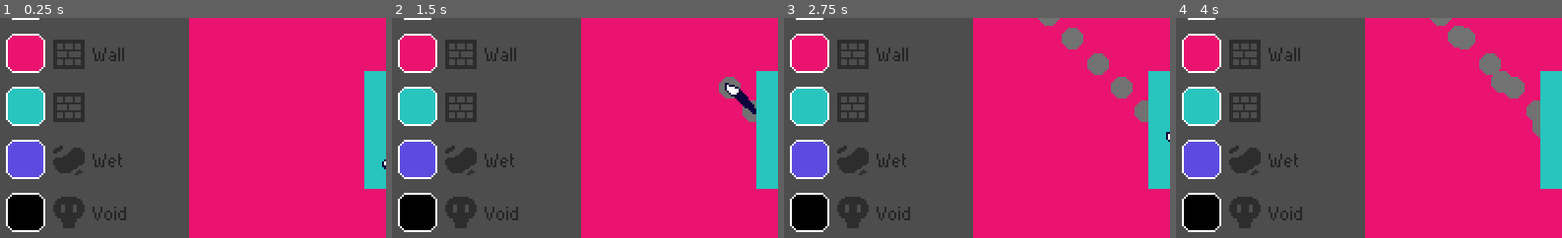
Above: before the commit, frames 1-4 (left to right).
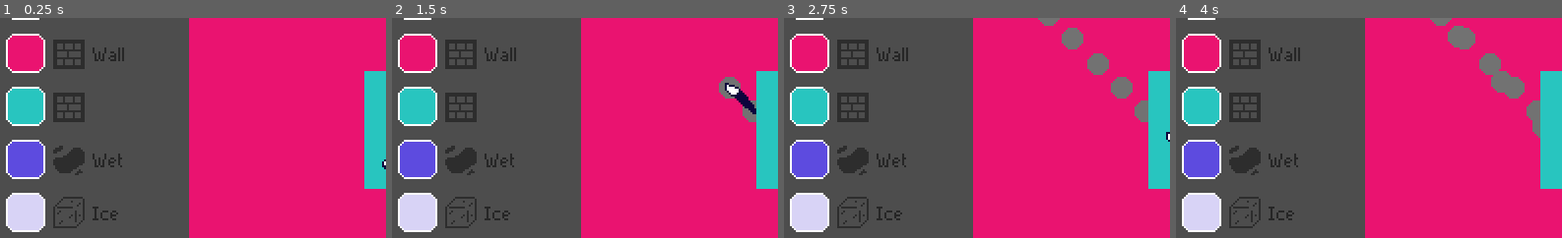
Above: after the commit, the same moments.

Repository: ClementRivaille/circuit-paint-prop
Game: Godot game, scene res://scenes/Main.tscn
Two runs of this game, one before a commit and one after it. Both use one fixed random seed, a clock stepped at 60 frames per second and the inputs below.
Inputs (mouse positions are % of the whole screen's width and height, from its top left):
- Up to frame 1 (0.25 s): no input
- Up to frame 2 (1.5 s): click (3, 14) at 0.52 s; tap Enter at 1.25 s; drag from (50, 45) to (31, 11) at 1.27 s
- Up to frame 3 (2.75 s): tap Space at 2 s; drag from (89, 85) to (50, 45) at 2.02 s
- Up to frame 4 (4 s): tap Enter at 2.75 s; move the mouse to (31, 11) at 2.77 s; hold Right (steer_right) 2.78-3.5 s; tap U at 2.85 s; click (31, 11) at 2.92 s; tap Space at 3.5 s; drag from (64, 74) to (31, 11) at 3.52 s
The pictures show only the part of the screen within x 0-50%, y 18-68%; the shares and areas given below are measured in that part.

The runs differ from the first frame. In frame 1, 2.3% of the frame differs, in the area x 2-33%, y 80-97%; in frame 2, 2.3%; in frame 3, 2.3%; in frame 4, 2.3%.

Commit message:
feat(terrain): ice

Diff:
--- a/scenes/Main.tscn
+++ b/scenes/Main.tscn
@@ -12,13 +12,13 @@
 [ext_resource type="Texture2D" uid="uid://cf3glhk42mskr" path="res://assets/sprites/icons/wall.png" id="9_2usq4"]
 [ext_resource type="Texture2D" uid="uid://dfsqaticpwi8t" path="res://assets/sprites/icons/wheel.png" id="9_sof8g"]
 [ext_resource type="Texture2D" uid="uid://bkskkbr1ygdqq" path="res://assets/sprites/icons/mud.png" id="10_2oa1c"]
-[ext_resource type="Texture2D" uid="uid://7v5d2dc5cl5v" path="res://assets/sprites/icons/death.png" id="11_imne4"]
 [ext_resource type="PackedScene" uid="uid://becsavtygatmv" path="res://scenes/track_item.tscn" id="12_vgk8r"]
 [ext_resource type="Script" path="res://scripts/toolkit.gd" id="13_7ymmt"]
 [ext_resource type="FontFile" uid="uid://bqjda8m410iv5" path="res://assets/fonts/uni05_53.ttf" id="14_crts4"]
 [ext_resource type="Script" path="res://scripts/debug.gd" id="14_nfme0"]
 [ext_resource type="Texture2D" uid="uid://bshs1s7305byf" path="res://assets/sprites/ui/button.png" id="16_lna8n"]
 [ext_resource type="Script" path="res://scripts/items_placement.gd" id="16_vo2po"]
+[ext_resource type="Texture2D" uid="uid://c07vsjt48qn40" path="res://assets/sprites/icons/ice.png" id="17_ba1ti"]
 [ext_resource type="Script" path="res://scripts/switch_button.gd" id="17_drn1v"]
 [ext_resource type="FontFile" uid="uid://ckop7mbojcgkk" path="res://assets/fonts/PIXELADE.TTF" id="17_kbh25"]
 [ext_resource type="Texture2D" uid="uid://7727f07mvvj5" path="res://assets/sprites/icons/flag.png" id="18_kw523"]
@@ -155,9 +155,10 @@
 
 [node name="Void" parent="Toolkit/ColorPicker" instance=ExtResource("7_gy87y")]
 layout_mode = 2
-icon = ExtResource("11_imne4")
-text = "Void"
-tile = Vector2i(0, 2)
+color = Color(0.847059, 0.827451, 0.964706, 1)
+icon = ExtResource("17_ba1ti")
+text = "Ice"
+tile = Vector2i(1, 1)
 
 [node name="Debug" type="Control" parent="Toolkit"]
 visible = false
@@ -401,6 +402,7 @@
 grow_horizontal = 2
 grow_vertical = 2
 script = ExtResource("39_gjx6r")
+metadata/_edit_lock_ = true
 
 [node name="Time" type="Label" parent="Results"]
 layout_mode = 0
--- a/scenes/kart.tscn
+++ b/scenes/kart.tscn
@@ -10,6 +10,7 @@
 max_velocity = 0.01
 steer_force = 0.06
 deceleration = 10.0
+icy_deceleration = 3.0
 
 [node name="Camera2D" type="Camera2D" parent="."]
 position = Vector2(0, -3)
--- a/scripts/kart.gd
+++ b/scripts/kart.gd
@@ -6,6 +6,7 @@
 @export var accel: float = 1
 @export var steer_force: float = 10
 @export var deceleration :float = 0.9
+@export var icy_deceleration := 1.0
 
 @onready var camera: Camera2D = $Camera2D
 @onready var collision: CollisionPolygon2D = $CollisionPolygon2D
@@ -13,6 +14,9 @@
 var current_speed := 0.0
 var active := false
 var engine_stopped := false
+
+var last_cell_visited := Vector2i(0,0)
+var on_ice := false
 
 # Called when the node enters the scene tree for the first time.
 func _ready() -> void:
@@ -51,17 +55,26 @@
 	if collision.disabled:
 		collision.disabled = false
 
+	var current_cell := GameStore.get_position_on_map(global_position)
+	if current_cell != last_cell_visited:
+		last_cell_visited = current_cell
+		on_ice = GameStore.read_cell_flag(current_cell, "ice")
+
 	if (Input.is_action_pressed("steer_left") || Input.is_action_pressed("steer_right")):
 		var steering :float = min(steer_force, steer_force * current_speed / (max_velocity / 2)) * delta
 		steering *= 1 if Input.is_action_pressed(("steer_right")) else -1
 		rotate(steering)
 
+	var deceleration_value := icy_deceleration if on_ice else deceleration
 	if (Input.is_action_pressed("accelerate") || Input.is_action_pressed("brake")) && !engine_stopped:
+		var speed_gain := delta * (accel if Input.is_action_pressed("accelerate") else -accel)
+		if speed_gain < 0 && current_speed > 0 && on_ice:
+			speed_gain = speed_gain / 3
 		current_speed += delta * (accel if Input.is_action_pressed("accelerate") else -accel)
 		current_speed = clamp(current_speed, -max_backward_celocity, max_velocity)
 	elif abs(current_speed) > 0:
-		if abs(current_speed) > deceleration * delta:
-			var deceleration_force :float= delta * deceleration * (-1 if current_speed > 0 else 1)
+		if abs(current_speed) > deceleration_value * delta:
+			var deceleration_force :float= delta * deceleration_value * (-1 if current_speed > 0 else 1)
 			current_speed += deceleration_force
 		else:
 			current_speed = 0
